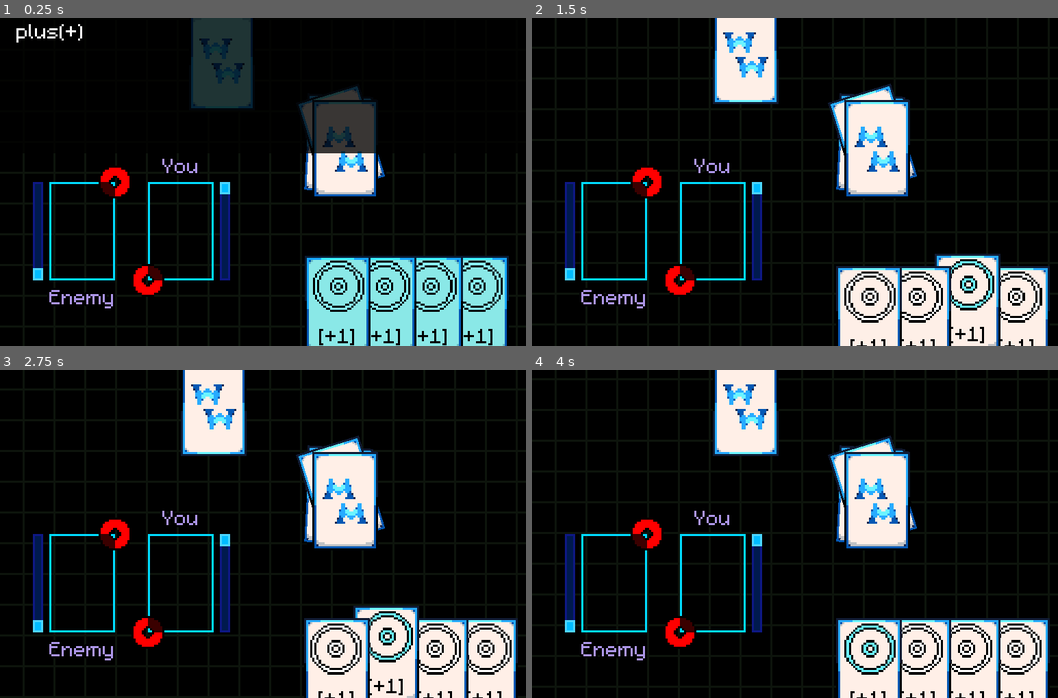
Above: before the commit, frames 1-4 (two rows, left to right).
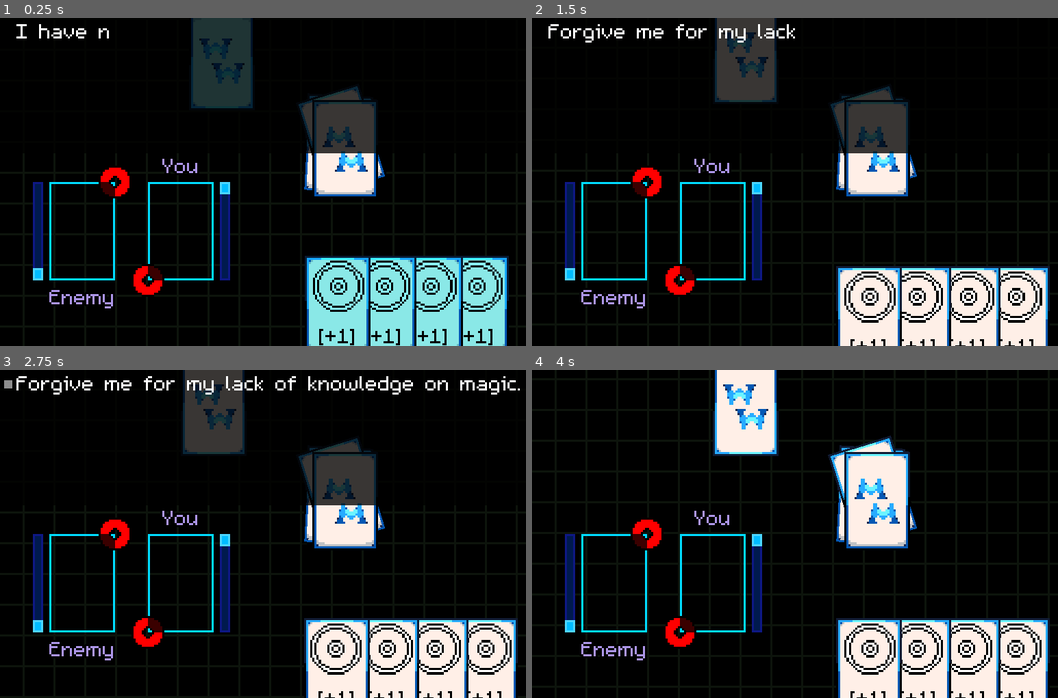
Above: after the commit, the same moments.

Repository: U23RN6M3/Magicae-Manus
Game: Godot game, scene res://Main/Arena.tscn
The game is run twice, just before and just after one commit, with the same random seed, the same clock (stepped at 60 frames per second) and the same inputs. This scene is started directly instead of the project's main scene.
Inputs (mouse positions are in pixels of both pictures, inside the frame that each line leads up to):
- Up to frame 1 (0.25 s): no input
- Up to frame 2 (1.5 s): tap Enter (ui_accept) at 0.5, 0.77 s; move the mouse to (1015, 316) at 0.52 s; hold D (right, bound only after the commit) 0.53-1.28 s; click (1015, 316) at 0.67 s; move the mouse to (968, 316) at 1.27 s; hold S (down, bound only after the commit) from 1.28 s (still down); click (968, 316) at 1.42 s
- Up to frame 3 (2.75 s): tap Enter (ui_accept) at 1.52 s; move the mouse to (383, 668) at 2.02 s; release S (down, bound only after the commit) at 2.03 s; hold D (right, bound only after the commit) from 2.03 s (still down); click (383, 668) at 2.17 s
- Up to frame 4 (4 s): move the mouse to (868, 668) at 2.77 s; release D (right, bound only after the commit) at 2.78 s; hold W (up, bound only after the commit) 2.78-3.53 s; click (868, 668) at 2.92 s; tap Enter (ui_accept) at 3.02, 3.77 s; move the mouse to (747, 406) at 3.52 s; hold A (left, bound only after the commit) from 3.53 s (still down); click (747, 406) at 3.67 s

The runs differ from the first frame. In frame 1, 0.3% of the frame differs, in the area x 3-21%, y 1-8%; in frame 2, 7.4%; in frame 3, 8.0%, in the area x 0-99%, y 0-100%; in frame 4, 0.3%.

Commit message:
changed some things

Diff:
--- a/Dialogue/DialogSource.gd
+++ b/Dialogue/DialogSource.gd
@@ -1,7 +1,8 @@
 extends Node
 
 onready var test = [
-	{"Text":"plus(+) cards give you charges, minus(-) cards attack, and sharp(#) cards defend. The more charges you have, the better the cards you get.", "Pitch":1},
+	{"Text":"I have not played in a long time.", "Pitch":1},
+	{"Text":"Forgive me for my lack of knowledge on magic.", "Pitch":1},
 ]
 
 onready var tutorial1 = [
--- a/Dialogue/Dialogue.gd
+++ b/Dialogue/Dialogue.gd
@@ -8,7 +8,7 @@
 
 export(float) var textSpeed = 0.02
 
-var audioSFX = null
+var audioSFX = load("res://Dialogue/Voice2.wav")
 var pitch: float = 1
 
 onready var timer = $Control/Dialog_Box/Timer
@@ -34,6 +34,7 @@
 
 func _ready():
 	audio.pitch_scale = pitch
+	audio.stream = audioSFX
 
 	timer.wait_time = textSpeed
 
--- a/Main/Arena.gd
+++ b/Main/Arena.gd
@@ -69,8 +69,13 @@
 var enemy_recently_played_card = null
 
 func _ready():
+	$BattleMusic.stream = Global.battle_music_stream
+	$BattleMusic.play()
+
 	$UISpace/BackGround/GreenMaskTween.interpolate_property($UISpace/BackGround/GreenMask, "rect_position", Vector2(-64, 0), Vector2(-64, -128), 10, Tween.TRANS_QUART, Tween.EASE_IN_OUT)
 	$UISpace/BackGround/GreenMaskTween.start()
+
+	$Dialogue.audio.stream = load("res://SFX/LionVoice.mp3")
 
 	draw_card("player", true)
 	draw_card("enemy", true)
@@ -207,6 +212,8 @@
 				player_charge_meter.value += enemy_charge_meter.value
 				enemy_charge_meter.value = 0
 			elif enemy_recently_played_card.effect.begins_with("##"):
+				$Damaged.play(0.06)
+				$Loose.play()
 				player_health.value += -3
 
 		for i in range(len(PlayerDeckSlots)):
@@ -263,6 +270,8 @@
 				enemy_charge_meter.value += player_charge_meter.value
 				player_charge_meter.value = 0
 			elif player_recently_played_card.effect.begins_with("##"):
+				$Damaged.play(0.06)
+				$Loose.play()
 				enemy_health.value += -3
 
 		for i in range(len(EnemyDeckSlots)):
@@ -397,6 +406,11 @@
 	elif winner == "draw":
 		winner_prompt.get_child(0).text = "draw"
 
+	yield(get_tree().create_timer(5), "timeout")
+	$UISpace/FadeTween.interpolate_property($UISpace/Fade, "color", Color("#00000000"), Color("#000000"), 3.5, Tween.TRANS_QUART, Tween.EASE_OUT)
+	$UISpace/FadeTween.start()
+
+
 func instance_node(node: PackedScene, location: Vector2, parent: Node):
 	#basic instancing of a packed scene function
 	var node_instance = node.instance()
--- a/Main/Arena.tscn
+++ b/Main/Arena.tscn
@@ -283,6 +283,17 @@
 
 [node name="ScreenShake" parent="UISpace/WinnerPrompt2D" instance=ExtResource( 5 )]
 
+[node name="Fade" type="ColorRect" parent="UISpace"]
+anchor_right = 1.0
+anchor_bottom = 1.0
+mouse_filter = 2
+color = Color( 0, 0, 0, 0 )
+__meta__ = {
+"_edit_use_anchors_": false
+}
+
+[node name="FadeTween" type="Tween" parent="UISpace"]
+
 [node name="2DSpace" type="Node2D" parent="."]
 
 [node name="ShuffledDeck" type="Node2D" parent="2DSpace"]
@@ -358,7 +369,6 @@
 
 [node name="BattleMusic" type="AudioStreamPlayer" parent="."]
 stream = ExtResource( 13 )
-autoplay = true
 
 [connection signal="tween_all_completed" from="UISpace/BackGround/GreenMaskTween" to="." method="_on_GreenMaskTween_tween_all_completed"]
 [connection signal="input_event" from="2DSpace/CardPlayArea" to="." method="_on_CardPlayArea_input_event"]
--- a/Main/Global.gd
+++ b/Main/Global.gd
@@ -21,6 +21,9 @@
 var recently_clicked_card = null
 
 var scene_to_change_to: String = "res://"
+
+var battle_music_stream = load("res://The Game of Time.mp3")
+var battle_scene_to_change_to = load("res://Developer_Mode/Error.tscn")
 
 onready var menu_music = $MenuMusic
 
--- /dev/null
+++ b/Player/Lion.gd
@@ -0,0 +1,34 @@
+extends KinematicBody2D
+
+onready var animationPlayer = $AnimationPlayer
+
+var speed = 45  # speed in pixels/sec
+var velocity = Vector2.ZERO
+
+var facing = "Down"
+
+func _physics_process(_delta):
+	velocity = Vector2.ZERO
+
+	velocity.x = Input.get_action_strength("right") - Input.get_action_strength("left")
+	velocity.y = Input.get_action_strength("down") - Input.get_action_strength("up")
+	velocity = velocity.normalized() * speed
+
+	if velocity != Vector2.ZERO:
+		if Input.is_action_pressed('right'):
+			facing = "Right"
+			animationPlayer.play("WalkRight")
+		if Input.is_action_pressed('left'):
+			facing = "Left"
+			animationPlayer.play("WalkLeft")
+		if Input.is_action_pressed('down'):
+			facing = "Down"
+			animationPlayer.play("WalkDown")
+		if Input.is_action_pressed('up'):
+			facing = "Up"
+			animationPlayer.play("WalkUp")
+
+	else:
+		animationPlayer.play("Stand" + facing)
+
+	velocity = move_and_slide(velocity)
--- /dev/null
+++ b/Player/Lion.tscn
@@ -0,0 +1,243 @@
+[gd_scene load_steps=13 format=2]
+
+[ext_resource path="res://Player/Lion.png" type="Texture" id=1]
+[ext_resource path="res://Player/Lion.gd" type="Script" id=2]
+
+[sub_resource type="CapsuleShape2D" id=11]
+radius = 2.0
+height = 10.0
+
+[sub_resource type="Animation" id=3]
+length = 0.001
+tracks/0/type = "value"
+tracks/0/path = NodePath("Sprite:frame")
+tracks/0/interp = 1
+tracks/0/loop_wrap = true
+tracks/0/imported = false
+tracks/0/enabled = true
+tracks/0/keys = {
+"times": PoolRealArray( 0 ),
+"transitions": PoolRealArray( 1 ),
+"update": 0,
+"values": [ 0 ]
+}
+tracks/1/type = "value"
+tracks/1/path = NodePath("Sprite:flip_h")
+tracks/1/interp = 1
+tracks/1/loop_wrap = true
+tracks/1/imported = false
+tracks/1/enabled = true
+tracks/1/keys = {
+"times": PoolRealArray( 0 ),
+"transitions": PoolRealArray( 1 ),
+"update": 0,
+"values": [ false ]
+}
+
+[sub_resource type="Animation" id=2]
+resource_name = "StandDown"
+length = 0.1
+loop = true
+tracks/0/type = "value"
+tracks/0/path = NodePath("Sprite:frame")
+tracks/0/interp = 1
+tracks/0/loop_wrap = true
+tracks/0/imported = false
+tracks/0/enabled = true
+tracks/0/keys = {
+"times": PoolRealArray( 0 ),
+"transitions": PoolRealArray( 1 ),
+"update": 1,
+"values": [ 0 ]
+}
+
+[sub_resource type="Animation" id=5]
+resource_name = "StandLeft"
+length = 0.1
+loop = true
+tracks/0/type = "value"
+tracks/0/path = NodePath("Sprite:frame")
+tracks/0/interp = 1
+tracks/0/loop_wrap = true
+tracks/0/imported = false
+tracks/0/enabled = true
+tracks/0/keys = {
+"times": PoolRealArray( 0 ),
+"transitions": PoolRealArray( 1 ),
+"update": 1,
+"values": [ 8 ]
+}
+tracks/1/type = "value"
+tracks/1/path = NodePath("Sprite:flip_h")
+tracks/1/interp = 1
+tracks/1/loop_wrap = true
+tracks/1/imported = false
+tracks/1/enabled = true
+tracks/1/keys = {
+"times": PoolRealArray( 0 ),
+"transitions": PoolRealArray( 1 ),
+"update": 1,
+"values": [ true ]
+}
+
+[sub_resource type="Animation" id=6]
+resource_name = "StandRight"
+length = 0.1
+loop = true
+tracks/0/type = "value"
+tracks/0/path = NodePath("Sprite:flip_h")
+tracks/0/interp = 1
+tracks/0/loop_wrap = true
+tracks/0/imported = false
+tracks/0/enabled = true
+tracks/0/keys = {
+"times": PoolRealArray( 0 ),
+"transitions": PoolRealArray( 1 ),
+"update": 1,
+"values": [ false ]
+}
+tracks/1/type = "value"
+tracks/1/path = NodePath("Sprite:frame")
+tracks/1/interp = 1
+tracks/1/loop_wrap = true
+tracks/1/imported = false
+tracks/1/enabled = true
+tracks/1/keys = {
+"times": PoolRealArray( 0 ),
+"transitions": PoolRealArray( 1 ),
+"update": 1,
+"values": [ 8 ]
+}
+
+[sub_resource type="Animation" id=4]
+resource_name = "StandUp"
+length = 0.1
+loop = true
+tracks/0/type = "value"
+tracks/0/path = NodePath("Sprite:frame")
+tracks/0/interp = 1
+tracks/0/loop_wrap = true
+tracks/0/imported = false
+tracks/0/enabled = true
+tracks/0/keys = {
+"times": PoolRealArray( 0 ),
+"transitions": PoolRealArray( 1 ),
+"update": 1,
+"values": [ 4 ]
+}
+
+[sub_resource type="Animation" id=7]
+resource_name = "WalkDown"
+length = 0.8
+loop = true
+tracks/0/type = "value"
+tracks/0/path = NodePath("Sprite:frame")
+tracks/0/interp = 1
+tracks/0/loop_wrap = true
+tracks/0/imported = false
+tracks/0/enabled = true
+tracks/0/keys = {
+"times": PoolRealArray( 0, 0.2, 0.4, 0.6 ),
+"transitions": PoolRealArray( 1, 1, 1, 1 ),
+"update": 1,
+"values": [ 1, 2, 3, 0 ]
+}
+
+[sub_resource type="Animation" id=10]
+resource_name = "WalkLeft"
+length = 0.8
+loop = true
+tracks/0/type = "value"
+tracks/0/path = NodePath("Sprite:frame")
+tracks/0/interp = 1
+tracks/0/loop_wrap = true
+tracks/0/imported = false
+tracks/0/enabled = true
+tracks/0/keys = {
+"times": PoolRealArray( 0, 0.2, 0.4, 0.6 ),
+"transitions": PoolRealArray( 1, 1, 1, 1 ),
+"update": 1,
+"values": [ 9, 10, 11, 8 ]
+}
+tracks/1/type = "value"
+tracks/1/path = NodePath("Sprite:flip_h")
+tracks/1/interp = 1
+tracks/1/loop_wrap = true
+tracks/1/imported = false
+tracks/1/enabled = true
+tracks/1/keys = {
+"times": PoolRealArray( 0 ),
+"transitions": PoolRealArray( 1 ),
+"update": 1,
+"values": [ true ]
+}
+
+[sub_resource type="Animation" id=9]
+resource_name = "WalkRight"
+length = 0.8
+loop = true
+tracks/0/type = "value"
+tracks/0/path = NodePath("Sprite:frame")
+tracks/0/interp = 1
+tracks/0/loop_wrap = true
+tracks/0/imported = false
+tracks/0/enabled = true
+tracks/0/keys = {
+"times": PoolRealArray( 0, 0.2, 0.4, 0.6 ),
+"transitions": PoolRealArray( 1, 1, 1, 1 ),
+"update": 1,
+"values": [ 9, 10, 11, 8 ]
+}
+tracks/1/type = "value"
+tracks/1/path = NodePath("Sprite:flip_h")
+tracks/1/interp = 1
+tracks/1/loop_wrap = true
+tracks/1/imported = false
+tracks/1/enabled = true
+tracks/1/keys = {
+"times": PoolRealArray( 0 ),
+"transitions": PoolRealArray( 1 ),
+"update": 1,
+"values": [ false ]
+}
+
+[sub_resource type="Animation" id=8]
+resource_name = "WalkUp"
+length = 0.8
+loop = true
+tracks/0/type = "value"
+tracks/0/path = NodePath("Sprite:frame")
+tracks/0/interp = 1
+tracks/0/loop_wrap = true
+tracks/0/imported = false
+tracks/0/enabled = true
+tracks/0/keys = {
+"times": PoolRealArray( 0, 0.2, 0.4, 0.6 ),
+"transitions": PoolRealArray( 1, 1, 1, 1 ),
+"update": 1,
+"values": [ 5, 6, 7, 4 ]
+}
+
+[node name="Lion" type="KinematicBody2D"]
+script = ExtResource( 2 )
+
+[node name="CollisionShape2D" type="CollisionShape2D" parent="."]
+position = Vector2( 0, 11 )
+rotation = 1.5708
+shape = SubResource( 11 )
+
+[node name="Sprite" type="Sprite" parent="."]
+texture = ExtResource( 1 )
+hframes = 7
+vframes = 3
+
+[node name="AnimationPlayer" type="AnimationPlayer" parent="."]
+anims/RESET = SubResource( 3 )
+anims/StandDown = SubResource( 2 )
+anims/StandLeft = SubResource( 5 )
+anims/StandRight = SubResource( 6 )
+anims/StandUp = SubResource( 4 )
+anims/WalkDown = SubResource( 7 )
+anims/WalkLeft = SubResource( 10 )
+anims/WalkRight = SubResource( 9 )
+anims/WalkUp = SubResource( 8 )
--- a/UI/MainMenu.gd
+++ b/UI/MainMenu.gd
@@ -21,7 +21,7 @@
 				Global.recently_clicked_card.click_effect()
 				yield(get_tree().create_timer(2), "timeout")
 				if element == "campaign":
-					pass
+					get_tree().change_scene("res://Main/Arena.tscn")
 				elif element == "extras":
 					pass
 				elif element == "options":
--- a/UI/MainMenu.tscn
+++ b/UI/MainMenu.tscn
@@ -54,6 +54,9 @@
 margin_bottom = 56.0
 texture = ExtResource( 2 )
 expand = true
+__meta__ = {
+"_edit_use_anchors_": false
+}
 
 [node name="Label" type="Label" parent="Control/Panel/Logo"]
 margin_left = 56.0
--- a/project.godot
+++ b/project.godot
@@ -71,6 +71,29 @@
 "svg/scale": 1.0
 }
 
+[input]
+
+right={
+"deadzone": 0.5,
+"events": [ Object(InputEventKey,"resource_local_to_scene":false,"resource_name":"","device":0,"alt":false,"shift":false,"control":false,"meta":false,"command":false,"pressed":false,"scancode":68,"physical_scancode":0,"unicode":0,"echo":false,"script":null)
+ ]
+}
+up={
+"deadzone": 0.5,
+"events": [ Object(InputEventKey,"resource_local_to_scene":false,"resource_name":"","device":0,"alt":false,"shift":false,"control":false,"meta":false,"command":false,"pressed":false,"scancode":87,"physical_scancode":0,"unicode":0,"echo":false,"script":null)
+ ]
+}
+down={
+"deadzone": 0.5,
+"events": [ Object(InputEventKey,"resource_local_to_scene":false,"resource_name":"","device":0,"alt":false,"shift":false,"control":false,"meta":false,"command":false,"pressed":false,"scancode":83,"physical_scancode":0,"unicode":0,"echo":false,"script":null)
+ ]
+}
+left={
+"deadzone": 0.5,
+"events": [ Object(InputEventKey,"resource_local_to_scene":false,"resource_name":"","device":0,"alt":false,"shift":false,"control":false,"meta":false,"command":false,"pressed":false,"scancode":65,"physical_scancode":0,"unicode":0,"echo":false,"script":null)
+ ]
+}
+
 [physics]
 
 common/enable_pause_aware_picking=true
Binary file added: FunnyBebe.PNG
Not shown, added: FunnyBebe.PNG.import
Binary file added: Player/Lion.png
Not shown, added: Player/Lion.png.import
Not shown, added: SFX/LionVoice.mp3.import
Not shown, added: The Game of Time.mp3.import
Not shown, added: SFX/LionVoice.mp3
Not shown, added: The Game of Time.mp3
